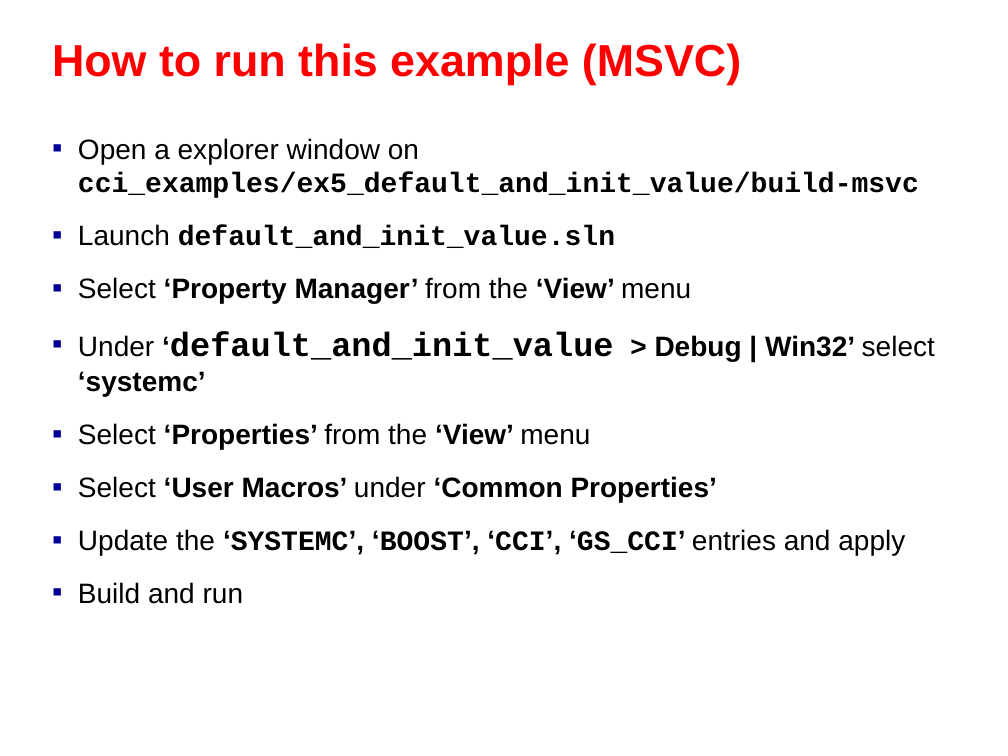
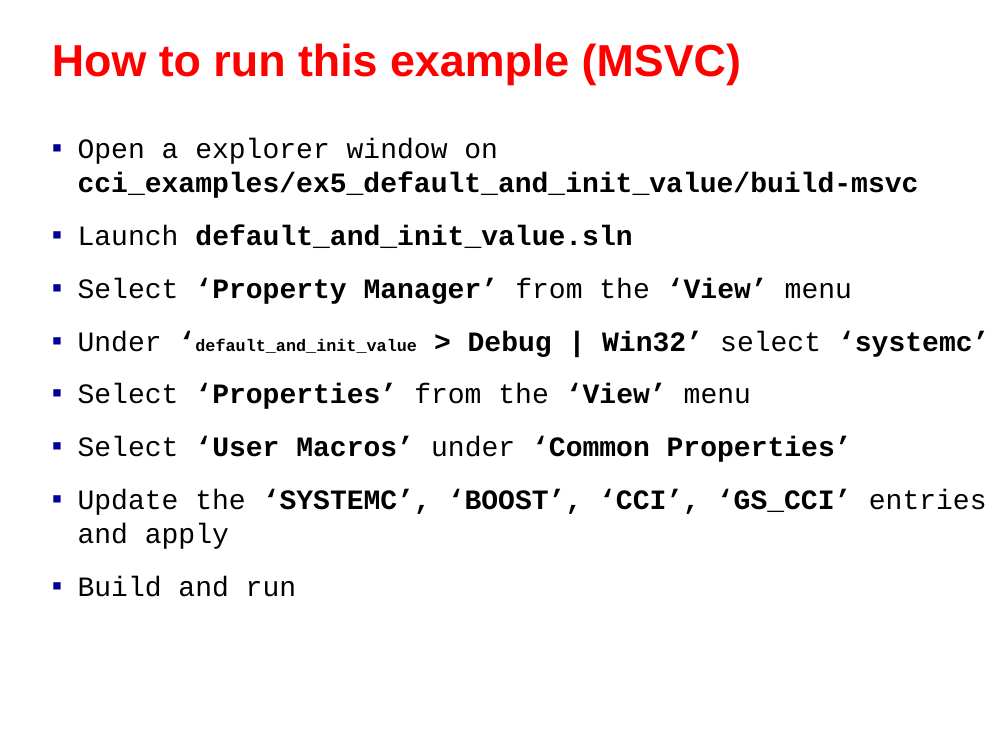
Before and after one commit to accellera-official/cci, a slide deck: slide 5 of examples/ex05_Default_and_Initial_Value/docs/ex05_Default_and_Initial_Value.ppt. Drawn at 1008x756 pixels with LibreOffice and Linux fonts; fonts in the diff are those of the drawing; background and template pictures are left out. Boxes give left, top, right and bottom in pixels: in the first picture for what was removed or moved away, otherwise in the second. Text is boxed around its words. In the diff, an @@ line names an element or a change of style, - is before the commit and + after.

```diff
--- a/examples/ex05_Default_and_Initial_Value/docs/ex05_Default_and_Initial_Value.ppt
+++ b/examples/ex05_Default_and_Initial_Value/docs/ex05_Default_and_Initial_Value.ppt
@@ text "Open a explorer window on ..." at box(78, 139, 989, 597): font Arial to Courier New in "Open a explorer window on", "Launch", "Select ‘Property Manager’ from the ‘View’ menu", "Under ‘default_and_init_value > Debug | Win32’ select ..." and 4 more places; size 24 to 12 pt in "‘default_and_init_value" @@
```
Also in this commit, not shown: 4 other slides changed, 2 other files.
